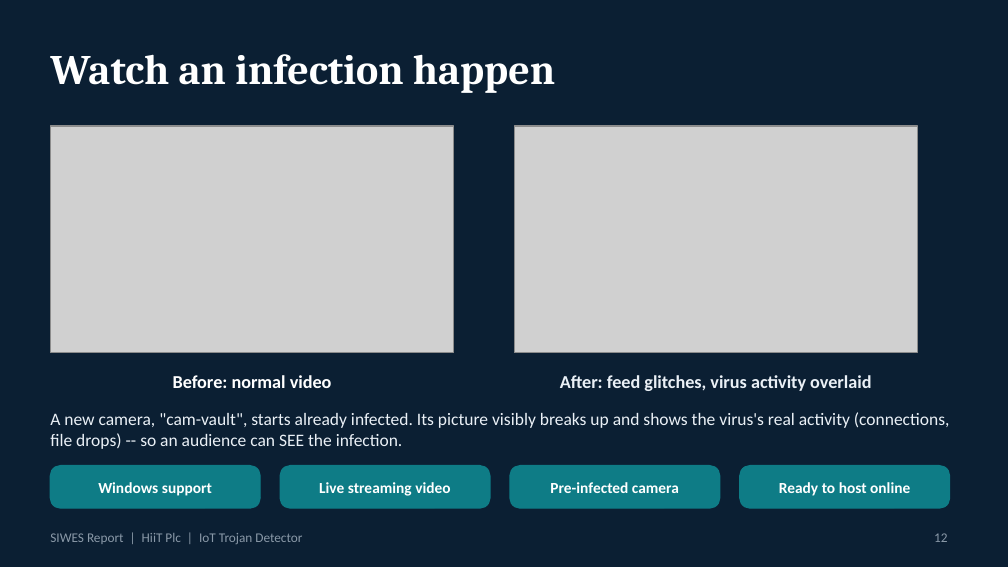
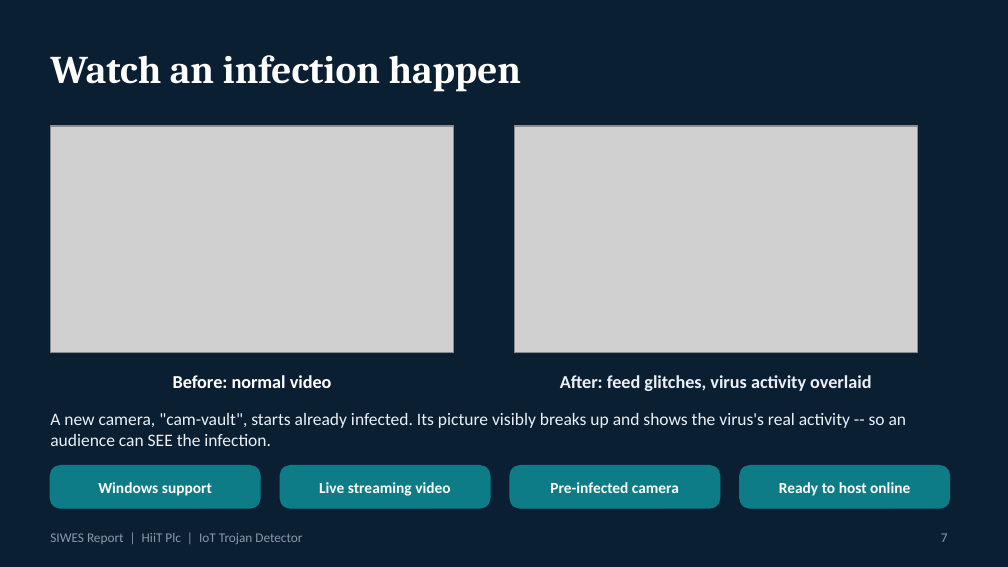
Before and after one commit to emmanuelekopimo/build-with-ai, a slide deck: slide 7 of docs/SIWES-Presentation-HiiT-Plc-IoT-Trojan-Detector.pptx (slide 12 before the commit). Drawn at 1008x567 pixels with LibreOffice and Linux fonts; fonts in the diff are those of the drawing; grey boxes stand for pictures. Boxes give left, top, right and bottom in pixels: in the first picture for what was removed or moved away, otherwise in the second. Text is boxed around its words. In the diff, an @@ line names an element or a change of style, - is before the commit and + after.

```diff
--- a/docs/SIWES-Presentation-HiiT-Plc-IoT-Trojan-Detector.pptx
+++ b/docs/SIWES-Presentation-HiiT-Plc-IoT-Trojan-Detector.pptx
@@ title "Watch an infection happen" at box(50, 55, 522, 92): size 30 to 28 pt @@
@@ text at box(50, 413, 907, 446): text changed @@
-A new camera, "cam-vault", starts already infected. Its picture visibly breaks up and shows the virus's real activity (connections, file drops) -- so an audience can SEE the infection.
+A new camera, "cam-vault", starts already infected. Its picture visibly breaks up and shows the virus's real activity -- so an audience can SEE the infection.
@@ page number at box(941, 533, 948, 542): text changed @@
-12
+7
```
Also in this commit, not shown: 11 other slides changed, 2 slides added, 11 slides removed, 1 other file.
